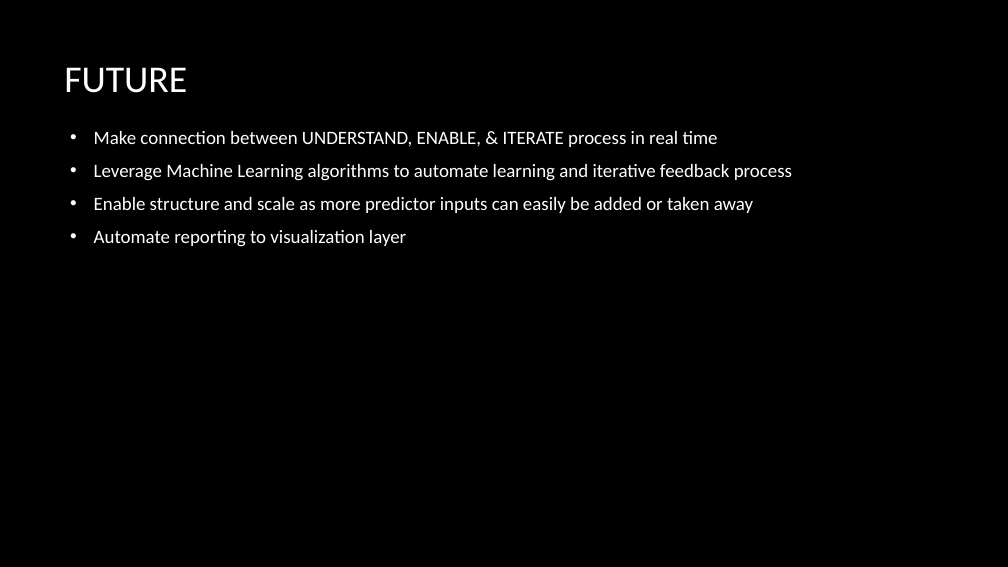
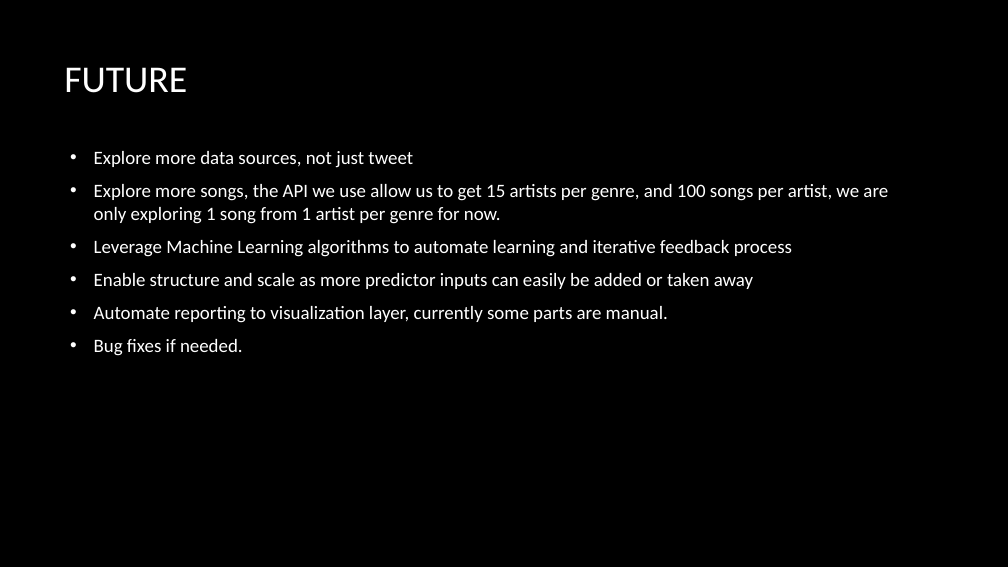
Before and after one commit to yanglinfang/w205_final_project, a slide deck: slide 14 of w205Presentation_UmberLin.pptx (slide 12 before the commit). Drawn at 1008x567 pixels with LibreOffice and Linux fonts; fonts in the diff are those of the drawing; background and template pictures are left out. Boxes give left, top, right and bottom in pixels: in the first picture for what was removed or moved away, otherwise in the second. Text is boxed around its words. In the diff, an @@ line names an element or a change of style, - is before the commit and + after.

```diff
--- a/w205Presentation_UmberLin.pptx
+++ b/w205Presentation_UmberLin.pptx
@@ text at [94,151,888,224]: text changed @@
-• Make connection between UNDERSTAND, ENABLE, & ITERATE process in real time
+• Explore more data sources, not just tweet
+• Explore more songs, the API we use allow us to get 15 artists per genre, and 100 songs per artist, we are only exploring 1 song from 1 artist per genre for now.
@@ text at [94,306,668,356]: text changed @@
-• Automate reporting to visualization layer
+• Automate reporting to visualization layer, currently some parts are manual.
+• Bug fixes if needed.
```
Also in this commit, not shown: 3 other slides changed, 6 slides added, 4 slides removed.
